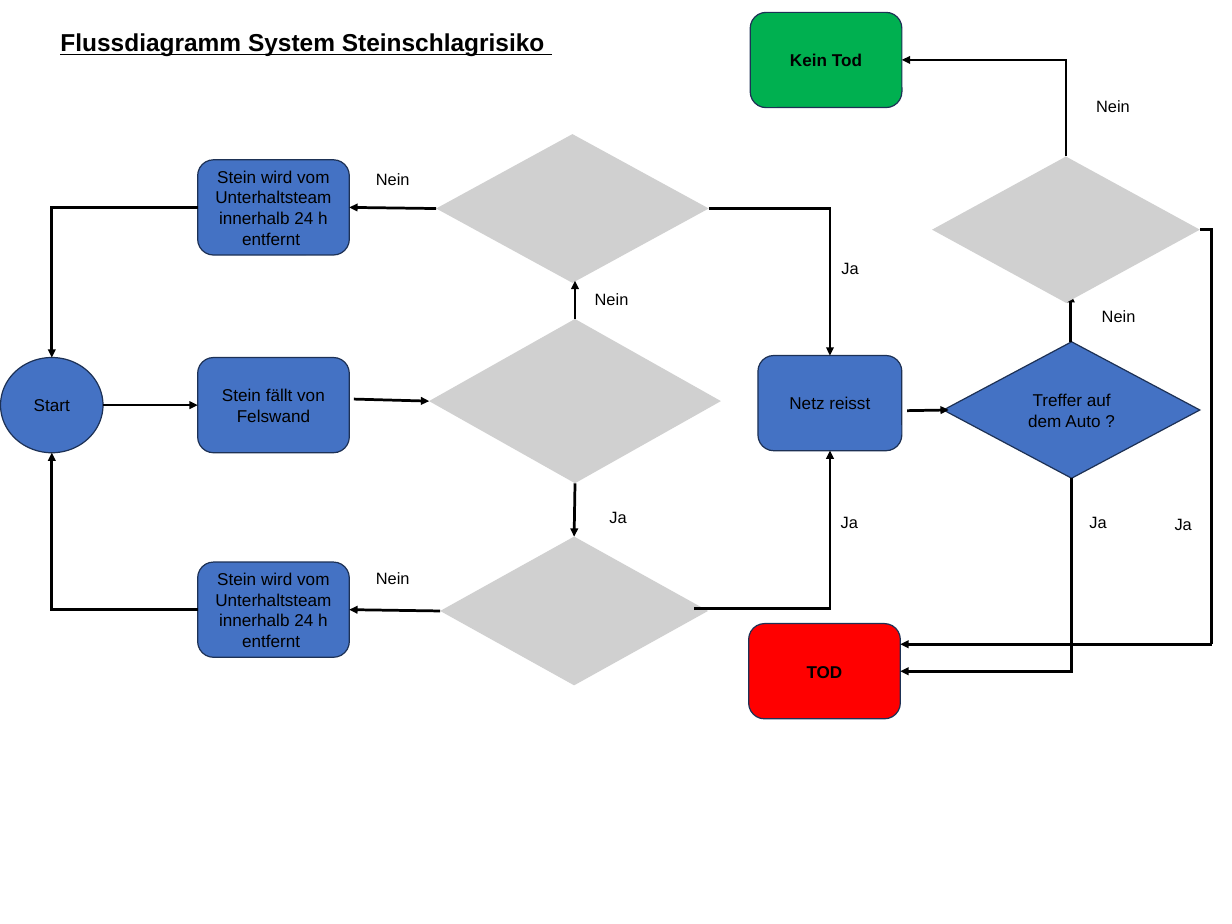
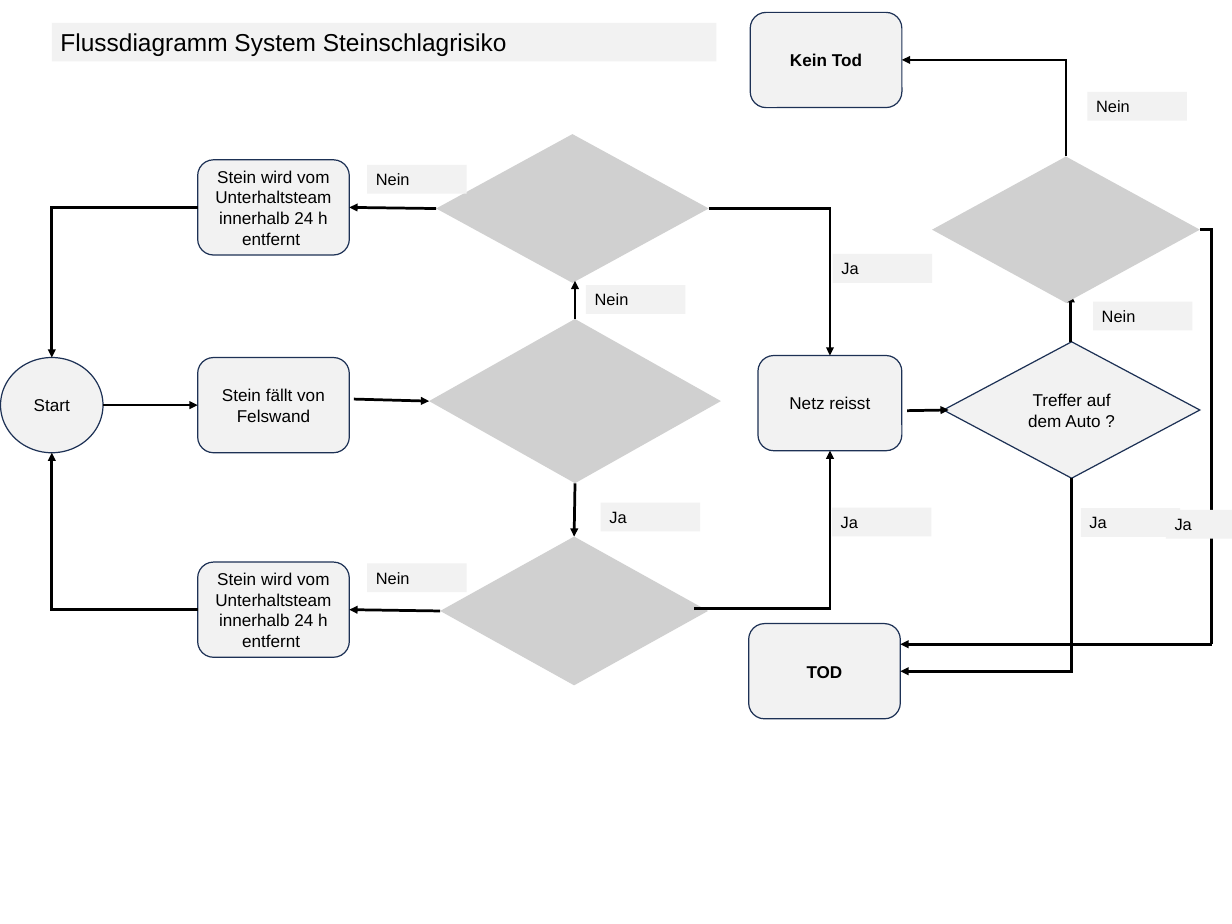
Before and after one commit to infamousperi/RockfallRisk, a slide deck: slide 1 of Documentation/Steinschlagrisiko_Flussdiagramam.pptx. Drawn at 1232x924 pixels with LibreOffice and Linux fonts; fonts in the diff are those of the drawing; grey boxes stand for pictures. Boxes give left, top, right and bottom in pixels: in the first picture for what was removed or moved away, otherwise in the second. Text is boxed around its words. In the diff, an @@ line names an element or a change of style, - is before the commit and + after.

Commit message:
PPTx angepasst (Format und Farbe)

```diff
--- a/Documentation/Steinschlagrisiko_Flussdiagramam.pptx
+++ b/Documentation/Steinschlagrisiko_Flussdiagramam.pptx
@@ rectangle "Flussdiagramm System Steinschlagrisiko": place and size @@
-rectangle "Flussdiagramm System Steinschlagrisiko" at [60,33,544,57]
+rectangle "Flussdiagramm System Steinschlagrisiko" at [52,23,716,62]
@@ rectangle "Flussdiagramm System Steinschlagrisiko" at [52,23,716,62]: bold off, underline off; fill none to #F2F2F2 @@
@@ rounded rectangle "Kein Tod" at [751,12,902,107]: fill #00B050 to #F2F2F2 @@
@@ fill #4472C4 to #F2F2F2 in 6 elements at [1,357,103,452], [198,357,349,452], [198,160,349,255], [198,562,349,657], [758,356,902,451], [943,341,1199,478] @@
@@ rectangle "Ja": place and size @@
-rectangle "Ja" at [1175,518,1192,530]
+rectangle "Ja" at [1166,510,1232,539]
@@ rectangle "Ja" at [1166,510,1232,539]: fill none to #F2F2F2 @@
@@ rounded rectangle "TOD" at [749,624,900,719]: fill #FF0000 to #F2F2F2 @@
```
